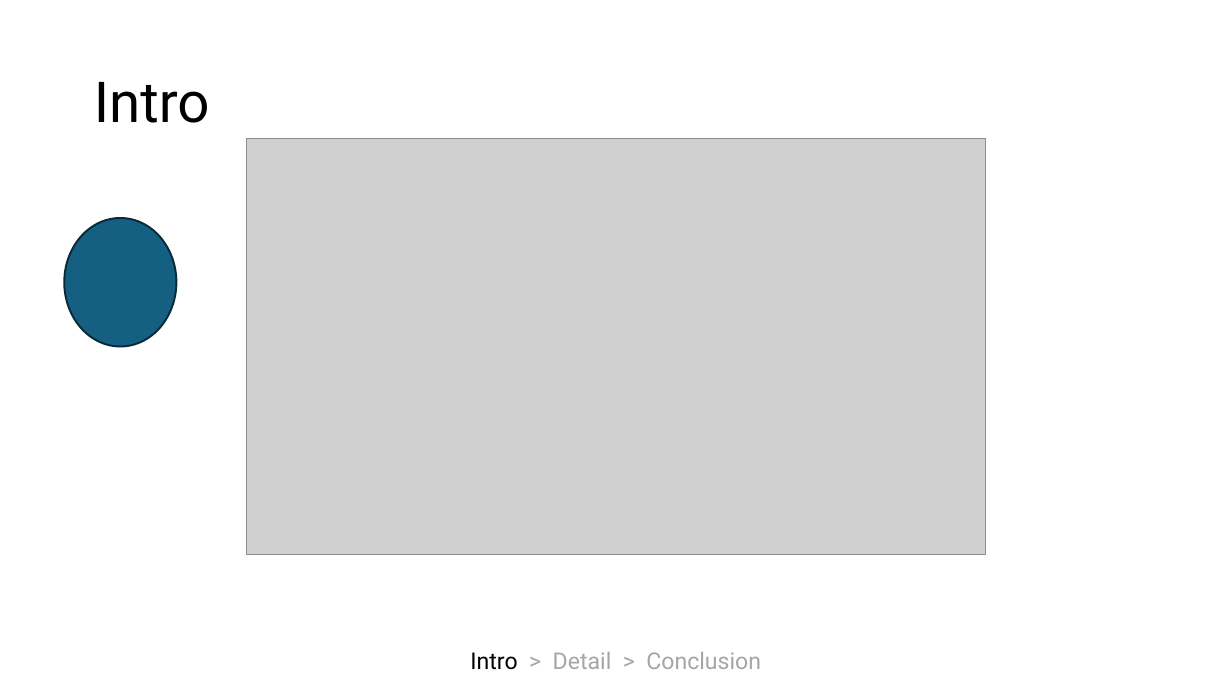
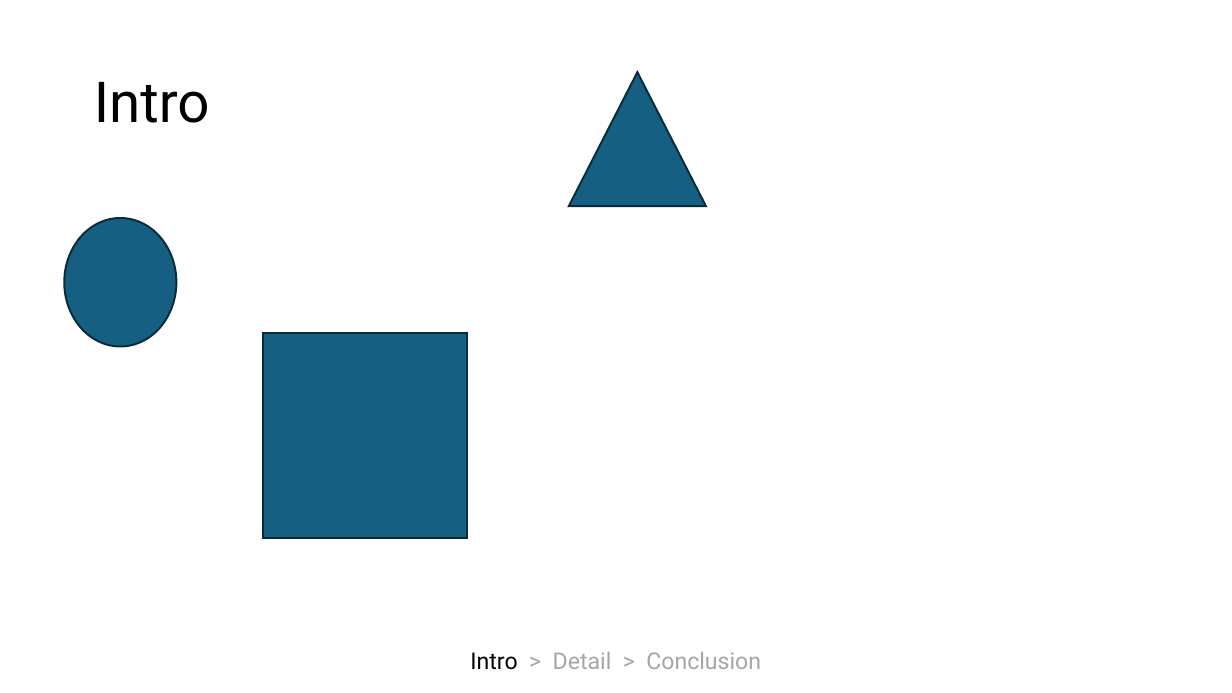
Before and after one commit to Antyos/ppt-section-timeline, a slide deck: slide 2 of SectionStatusBar.pptm. Drawn at 1232x693 pixels with LibreOffice and Linux fonts; fonts in the diff are those of the drawing; grey boxes stand for pictures. Boxes give left, top, right and bottom in pixels: in the first picture for what was removed or moved away, otherwise in the second. Text is boxed around its words. In the diff, an @@ line names an element or a change of style, - is before the commit and + after.

```diff
--- a/SectionStatusBar.pptm
+++ b/SectionStatusBar.pptm
@@ triangle added at (569,72,706,206), fill #156082, outline #092A39 1.5 pt @@
@@ picture removed at (247,139,986,555) @@
@@ rectangle added at (262,333,467,538), fill #156082, outline #092A39 1.5 pt @@
```
Also in this commit, not shown: 1 other file.
